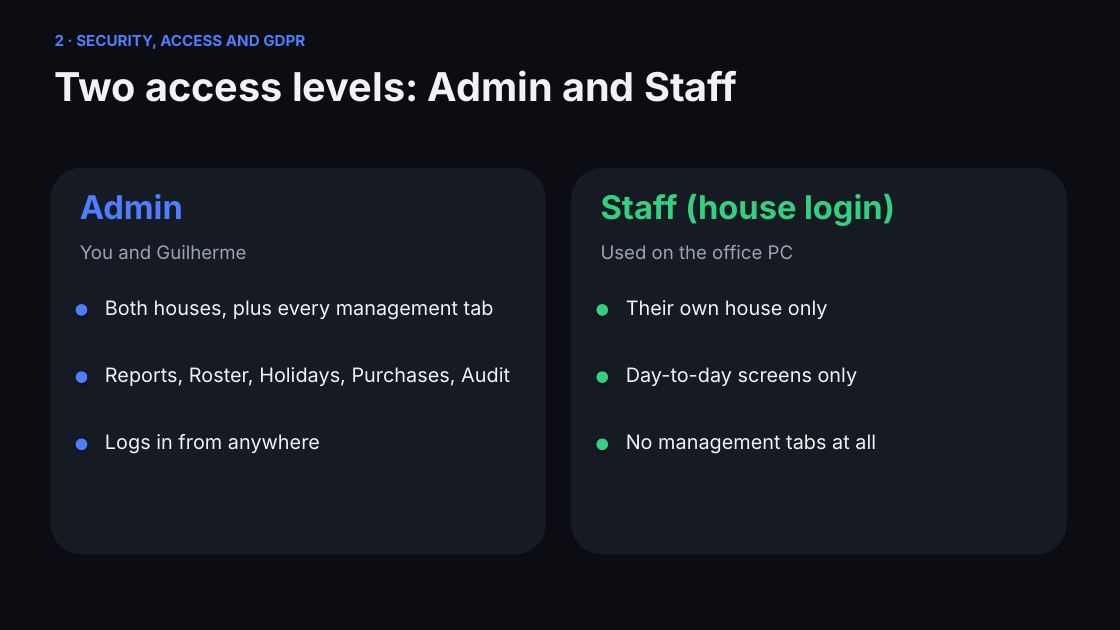
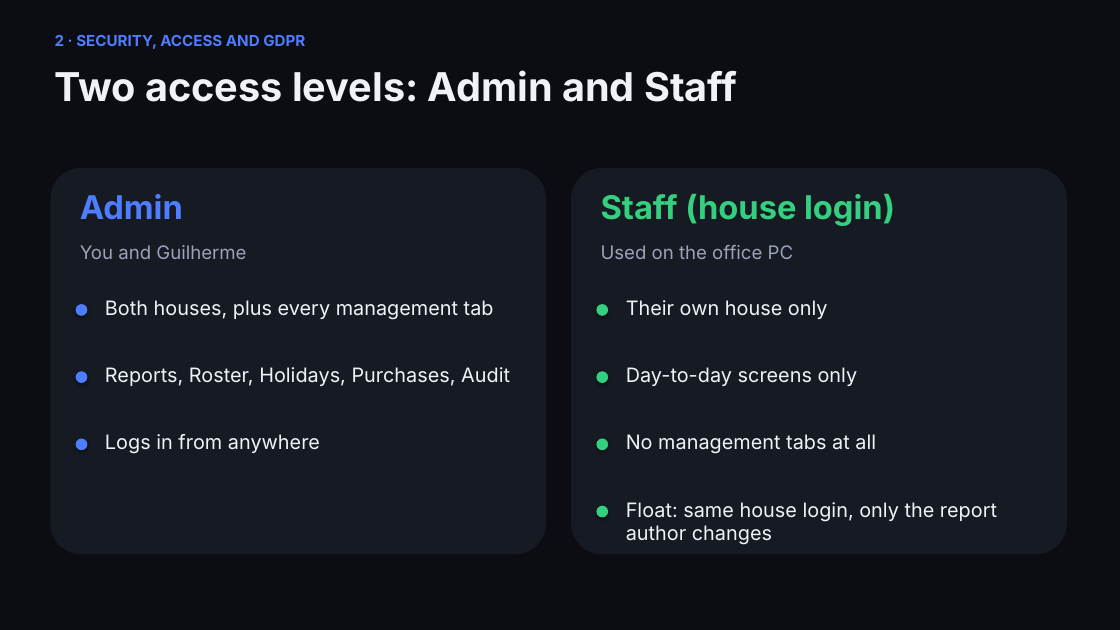
Before and after one commit to catto771-star/vinny001, a slide deck: slide 4 of docs/presentation/DS-Lodge-Boss-Presentation.pptx. Drawn at 1120x630 pixels with LibreOffice and Linux fonts; fonts in the diff are those of the drawing. Boxes give left, top, right and bottom in pixels: in the first picture for what was removed or moved away, otherwise in the second. Text is boxed around its words. In the diff, an @@ line names an element or a change of style, - is before the commit and + after.

```diff
--- a/docs/presentation/DS-Lodge-Boss-Presentation.pptx
+++ b/docs/presentation/DS-Lodge-Boss-Presentation.pptx
@@ ellipse added at (597, 506, 608, 518), fill #35D07F @@
@@ text added at (626, 502, 997, 545), 17 pt, text #F0F2F8 @@
+Float: same house login, only the report author changes
```
Also in this commit, not shown: 3 other slides changed, 1 slide added, 1 slide removed, 2 other files.
